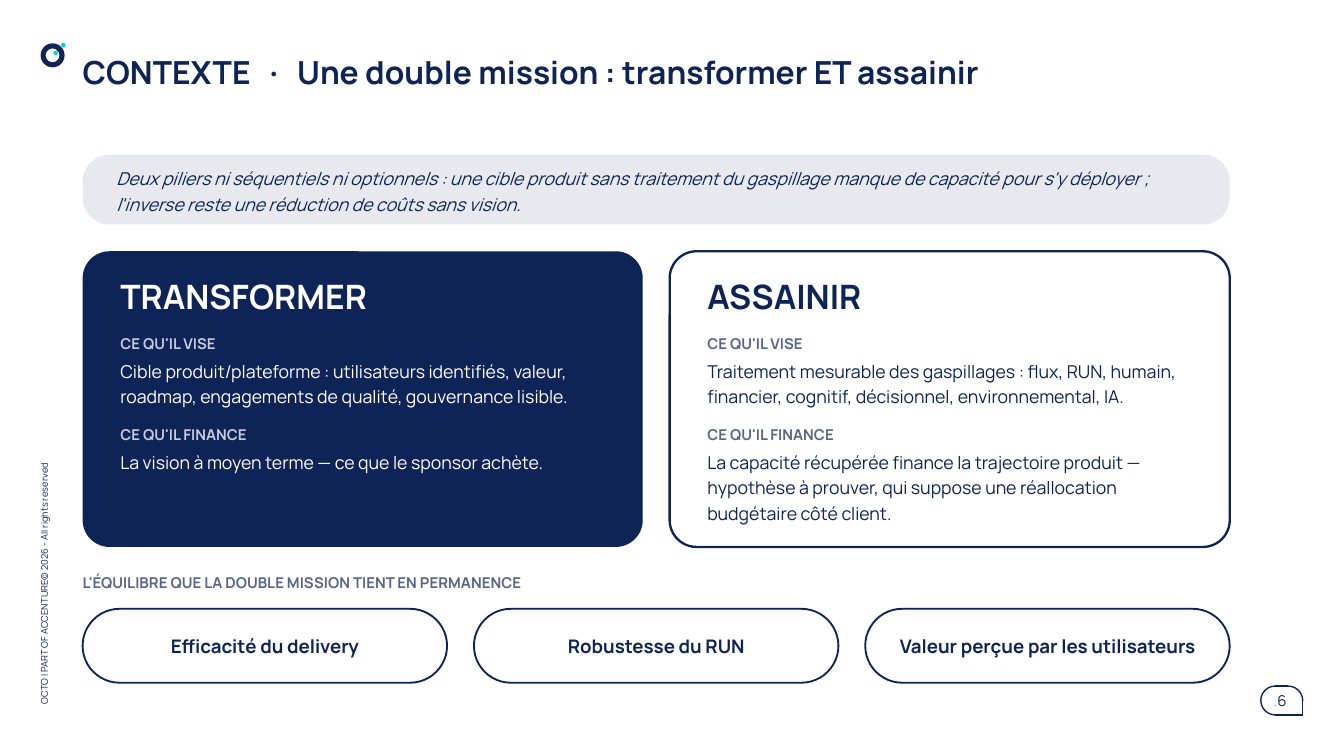
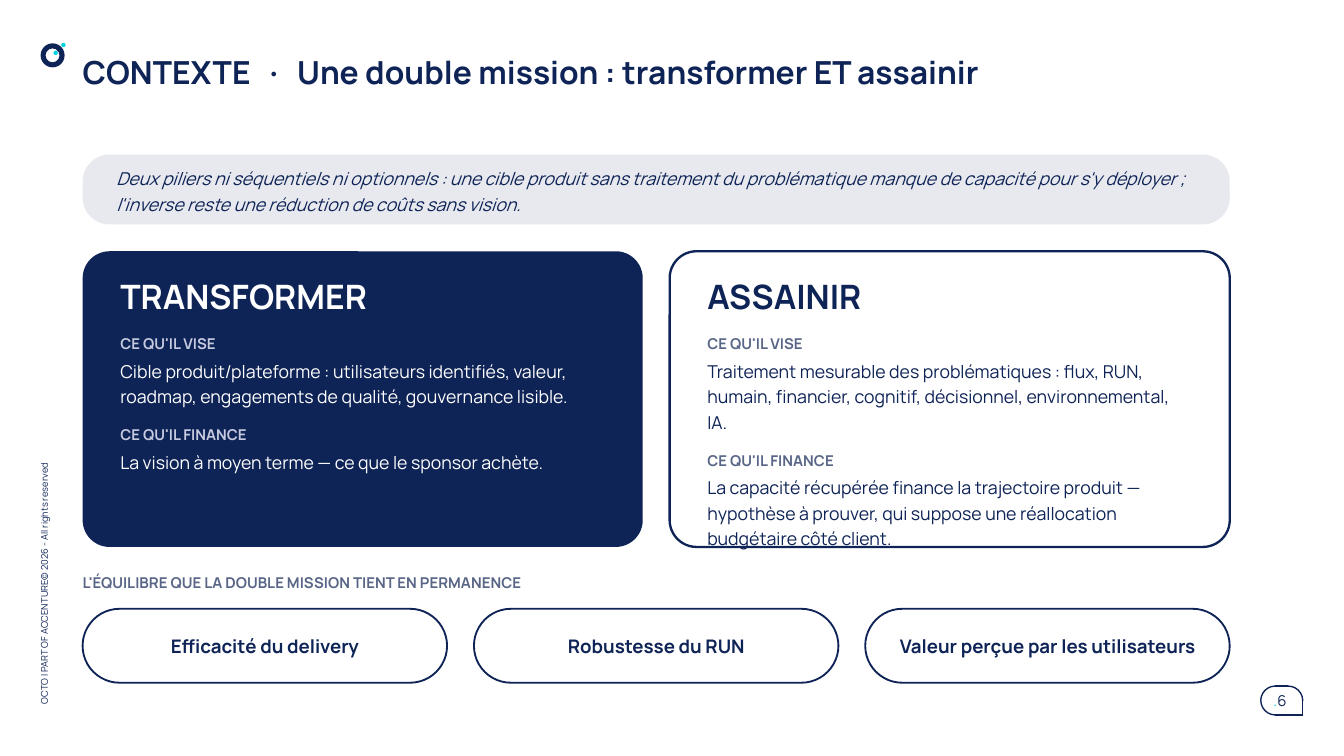
Before and after one commit to claudecamus-dot/Vscode3, a slide deck: slide 6 of docs/cadrage-ppt/bmad-iap-cadrage-synthese.pptx. Drawn at 1344x756 pixels with LibreOffice and Linux fonts; fonts in the diff are those of the drawing. Boxes give left, top, right and bottom in pixels: in the first picture for what was removed or moved away, otherwise in the second. Text is boxed around its words. In the diff, an @@ line names an element or a change of style, - is before the commit and + after.

```diff
--- a/docs/cadrage-ppt/bmad-iap-cadrage-synthese.pptx
+++ b/docs/cadrage-ppt/bmad-iap-cadrage-synthese.pptx
@@ text at [116,171,1176,212]: text changed @@
-Deux piliers ni séquentiels ni optionnels : une cible produit sans traitement du gaspillage manque de capacité pour s'y déployer ; l'inverse reste une réduction de coûts sans vision.
+Deux piliers ni séquentiels ni optionnels : une cible produit sans traitement du problématique manque de capacité pour s'y déployer ; l'inverse reste une réduction de coûts sans vision.
@@ text at [707,364,1170,429]: text changed @@
-Traitement mesurable des gaspillages : flux, RUN, humain, financier, cognitif, décisionnel, environnemental, IA.
+Traitement mesurable des problématiques : flux, RUN, humain, financier, cognitif, décisionnel, environnemental, IA.
```
Also in this commit, not shown: 16 other slides changed, 3 other files.
